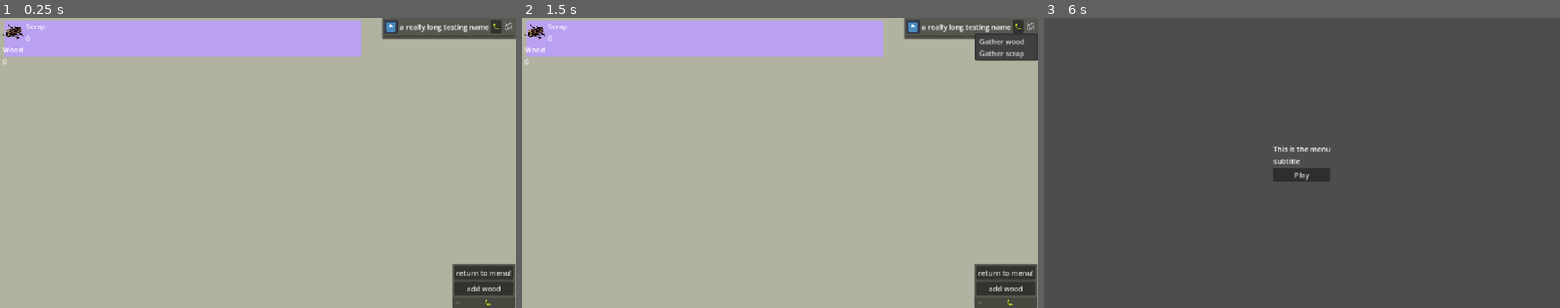
Above: before the commit, frames 1-3 (left to right).
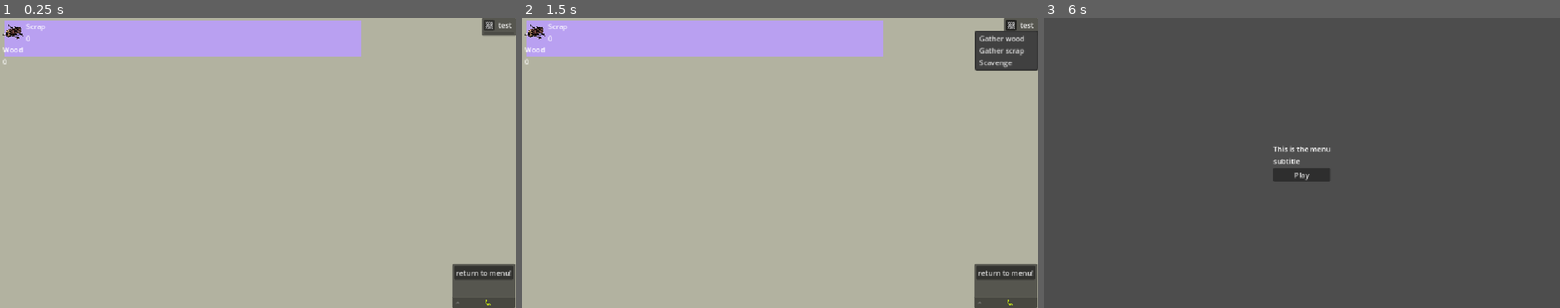
Above: after the commit, the same moments.

Repository: ChrstphrHll/brackeys2026.2
Game: Godot game, scene res://game.tscn
The game is run twice, just before and just after one commit, with the same random seed, the same clock (stepped at 60 frames per second) and the same inputs. The engine's default icon, where the game draws it, is replaced by a stand-in: a white triangle on a blue panel in a dark square.
Inputs (mouse positions are in pixels of both pictures, inside the frame that each line leads up to; where the layout moved, square brackets give the same spot in the first picture):
- Up to frame 1 (0.25 s): no input
- Up to frame 2 (1.5 s): click (1017, 26) at 0.5 s, where only the run before the commit has a clickable "🐛"; click (1012, 23) [1032, 26] at 1.25 s
- Up to frame 3 (6 s): click (1529, 287) at 2 s, where only the run before the commit has a clickable "add wood"; click (1539, 26) at 2.75 s, where only the run before the commit has a clickable "🐛"; click (1529, 287) at 3.5 s, where only the run before the commit has a clickable "add wood"; click (1539, 26) at 4.25 s, where only the run before the commit has a clickable "🐛"; click (1529, 287) at 5 s, where only the run before the commit has a clickable "add wood"; click "return to menu!" at 5.75 s

The runs differ from the first frame. In frame 1, 2.1% of the frame differs, in the area x 74-100%, y 0-96%; in frame 2, 2.6%; in frame 3, nothing differs.
Error before the commit: Invalid call. Nonexistent function 'start_resource_gathering_task' in base 'PanelContainer (Machine)'. (res://game.gd:29)
Error after the commit: Invalid access to property or key 'machine_added' on a base object of type 'Nil'. (res://game.gd:10)

Commit message:
scavenging and events autoload

Diff:
--- a/autoloads/tasks.gd
+++ b/autoloads/tasks.gd
@@ -1,7 +1,13 @@
 extends Node
 
 
-var task_list = Resources.get_resource_names().map(gather_task_factory)
+var task_list = Resources.get_resource_names().map(gather_task_factory) + [
+	{
+		"title": "Scavenge",
+		"start": start_scavenge_task,
+		"end": end_scavenge_task
+	}
+]
 
 
 func gather_task_factory(resource):
@@ -27,9 +33,7 @@
 	var difficulty = Resources.get_resource_difficulty(resource)
 	var time_cost = difficulty * machine.speed
 
-	machine.task_timer.start(time_cost)
 	machine.start_task(task_name, time_cost, end_gather_task.bind(resource, machine))
-	machine.task_timer.timeout.connect(end_gather_task.bind(resource, machine))
 
 
 func end_gather_task(resource, machine: Machine):
@@ -38,3 +42,16 @@
 
 	Resources.modify_resource(resource, resource_gain)
 	machine.end_task(end_gather_task)
+
+
+func start_scavenge_task(machine: Machine):
+	const progressing_title = "Scavenging"
+
+	machine.start_task(progressing_title, 10, end_scavenge_task.bind(machine))
+
+
+func end_scavenge_task(machine: Machine):
+	machine.end_task(end_scavenge_task)
+	var scavenge_result = Zones.get_scavenge_result(machine.efficiency)
+
+	Events.add_machine(scavenge_result)
--- a/game.gd
+++ b/game.gd
@@ -7,7 +7,7 @@
 
 # Called when the node enters the scene tree for the first time.
 func _ready():
-	pass # Replace with function body.
+	Events.machine_added.connect(_on_machine_added)
 
 
 # Called every frame. 'delta' is the elapsed time since the previous frame.
@@ -19,11 +19,10 @@
 	SceneManager.go_to("main_menu")
 
 
+func _on_machine_added(machine: Machine):
+	$UI/Machines.add_child(machine)
+
+
 func add_new_machine():
 	var test_machine = Machine.new()
 	machines.push_back(test_machine)
-
-
-func _on_add_wood_pressed():
-	add_new_machine()
-	machines[0].start_resource_gathering_task("wood")
--- a/game.tscn
+++ b/game.tscn
@@ -30,19 +30,6 @@
 offset_bottom = 86.0
 color = Color(0.7273021, 0.62820613, 0.9454588, 1)
 
-[node name="Machines" type="VBoxContainer" parent="UI" unique_id=1846919649]
-layout_mode = 1
-anchors_preset = 11
-anchor_left = 1.0
-anchor_right = 1.0
-anchor_bottom = 1.0
-offset_left = -277.0
-grow_horizontal = 0
-grow_vertical = 2
-
-[node name="Machine" parent="UI/Machines" unique_id=1930575906 instance=ExtResource("2_e2o6t")]
-layout_mode = 2
-
 [node name="ResourceDisplay" type="HBoxContainer" parent="UI" unique_id=1186182925]
 layout_mode = 0
 offset_left = 6.0
@@ -50,6 +37,19 @@
 offset_right = 1017.0
 offset_bottom = 66.0
 script = ExtResource("3_feb5d")
+
+[node name="Machines" type="VBoxContainer" parent="UI" unique_id=1846919649]
+layout_mode = 1
+anchors_preset = 11
+anchor_left = 1.0
+anchor_right = 1.0
+anchor_bottom = 1.0
+offset_left = -76.0
+grow_horizontal = 0
+grow_vertical = 2
+
+[node name="Machine" parent="UI/Machines" unique_id=1930575906 instance=ExtResource("2_e2o6t")]
+layout_mode = 2
 
 [node name="DebuggingUI" type="Control" parent="." unique_id=2104493506]
 layout_mode = 3
@@ -85,9 +85,4 @@
 layout_mode = 2
 text = "return to menu!"
 
-[node name="AddWood" type="Button" parent="DebuggingUI/FoldableContainer/VBoxContainer" unique_id=739395945]
-layout_mode = 2
-text = "add wood"
-
 [connection signal="pressed" from="DebuggingUI/FoldableContainer/VBoxContainer/MainMenu" to="." method="_on_main_menu_pressed"]
-[connection signal="pressed" from="DebuggingUI/FoldableContainer/VBoxContainer/AddWood" to="." method="_on_add_wood_pressed"]
--- a/machines/machine.gd
+++ b/machines/machine.gd
@@ -15,6 +15,8 @@
 func _ready():
 	task_selector.get_popup().id_pressed.connect(_task_menu_trigger)
 	var tasks = Tasks.task_list.map(_add_task_option)
+
+	$MarginContainer/VBoxContainer/HBoxContainer/MachineName.text = machine_name
 
 
 # Called every frame. 'delta' is the elapsed time since the previous frame.
@@ -37,6 +39,7 @@
 func start_task(task_name: String, time_cost: int, bound_callback: Callable):
 	current_task = task_name
 	task_timer.timeout.connect(bound_callback)
+	$MarginContainer/VBoxContainer/ProgressBar.max_value = time_cost
 	task_timer.start(time_cost)
 
 
--- a/machines/machine.tscn
+++ b/machines/machine.tscn
@@ -1,7 +1,7 @@
 [gd_scene format=3 uid="uid://dnk21g31ndx2p"]
 
 [ext_resource type="Script" uid="uid://tfudkjiyu4gd" path="res://machines/machine.gd" id="1_2sueh"]
-[ext_resource type="Texture2D" uid="uid://b58r61ks3ekh5" path="res://icon.svg" id="2_loaj5"]
+[ext_resource type="Texture2D" uid="uid://co263xx680y5p" path="res://assets/Bulldozer.png" id="2_loaj5"]
 
 [sub_resource type="Gradient" id="Gradient_loaj5"]
 
@@ -31,23 +31,19 @@
 [node name="HBoxContainer" type="HBoxContainer" parent="MarginContainer/VBoxContainer" unique_id=875134593]
 layout_mode = 2
 
-[node name="Machine Icon" type="TextureRect" parent="MarginContainer/VBoxContainer/HBoxContainer" unique_id=650198521]
+[node name="MenuButton" type="MenuButton" parent="MarginContainer/VBoxContainer/HBoxContainer" unique_id=2044915811]
+layout_mode = 2
+icon = SubResource("GradientTexture2D_e2bbn")
+flat = false
+switch_on_hover = true
+
+[node name="MachineIcon" type="TextureRect" parent="MarginContainer/VBoxContainer/HBoxContainer" unique_id=650198521]
 layout_mode = 2
 texture = ExtResource("2_loaj5")
 expand_mode = 3
 
-[node name="Machine Name" type="Label" parent="MarginContainer/VBoxContainer/HBoxContainer" unique_id=1699979961]
+[node name="MachineName" type="Label" parent="MarginContainer/VBoxContainer/HBoxContainer" unique_id=1699979961]
 layout_mode = 2
-text = "a really long testing name"
-
-[node name="Button" type="Button" parent="MarginContainer/VBoxContainer/HBoxContainer" unique_id=1198078763]
-layout_mode = 2
-text = "🐛"
-
-[node name="MenuButton" type="MenuButton" parent="MarginContainer/VBoxContainer/HBoxContainer" unique_id=2044915811]
-layout_mode = 2
-icon = SubResource("GradientTexture2D_e2bbn")
-switch_on_hover = true
 
 [node name="ProgressBar" type="ProgressBar" parent="MarginContainer/VBoxContainer" unique_id=133164056]
 layout_mode = 2
@@ -59,5 +55,4 @@
 wait_time = 3.026
 one_shot = true
 
-[connection signal="pressed" from="MarginContainer/VBoxContainer/HBoxContainer/Button" to="." method="_on_button_pressed"]
 [connection signal="timeout" from="TaskTimer" to="." method="_on_task_timer_timeout"]
--- a/project.godot
+++ b/project.godot
@@ -21,6 +21,8 @@
 Resources="*uid://crlludnpgp5hi"
 TechTree="*uid://bdjksmmx13yy6"
 Tasks="*uid://booll5pu18h2r"
+Zones="*uid://yq6lqfc8wnfe"
+Events="*uid://1a5ammiygx87"
 
 [display]
 
